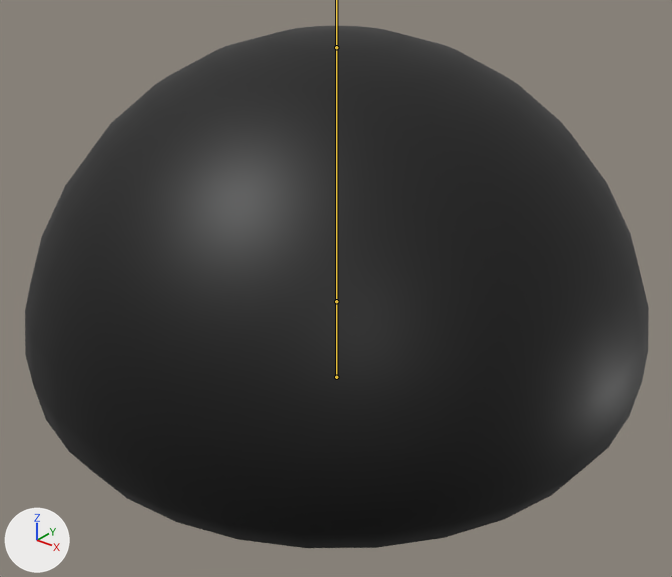
The FBX model Slime/slime.fbx, before and after one commit.
Before and after are seen from a camera (50 mm lens) standing at (1.81, -2.27, 1.79) and looking at (0.05, -0.07, 0.43). Arrows for +X, +Y and +Z are at lower left; the lights stay in place. The bones that bend it are drawn over the model as lines.

The first picture shows 'Happy Slime Skin'.
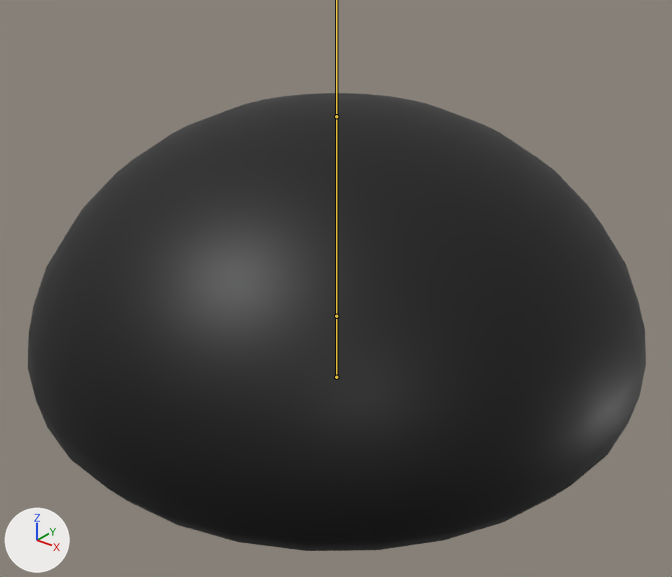
The newer file adds an action. The first version stands in its rest pose; the second is drawn at frame 46 of the action 'Move'.

Where the change shows, as pixel boxes [x1, y1, x2, y2] in the pictures (672 x 577 px):
```json
{"object": "Happy Slime Skin", "change": "posed", "before": [25, 26, 649, 548], "after": [28, 93, 646, 551], "on screen": "12% shorter"}
{"bone": "Base", "before": "(336, 377) to (336, 301)", "after": "(336, 377) to (336, 316)"}
```

Edits to the scene script, one JSON object a line:
```json
{"block": "bone_base", "where": "bone_base = bpy.data.objects['Happy Slime Armature'].pose.bones['Base']"}
{"op": "set", "path": "bone_base.scale", "old": "(1.0, 1.0, 1.0)", "new": "(1.0, 0.82, 1.0)"}
```
